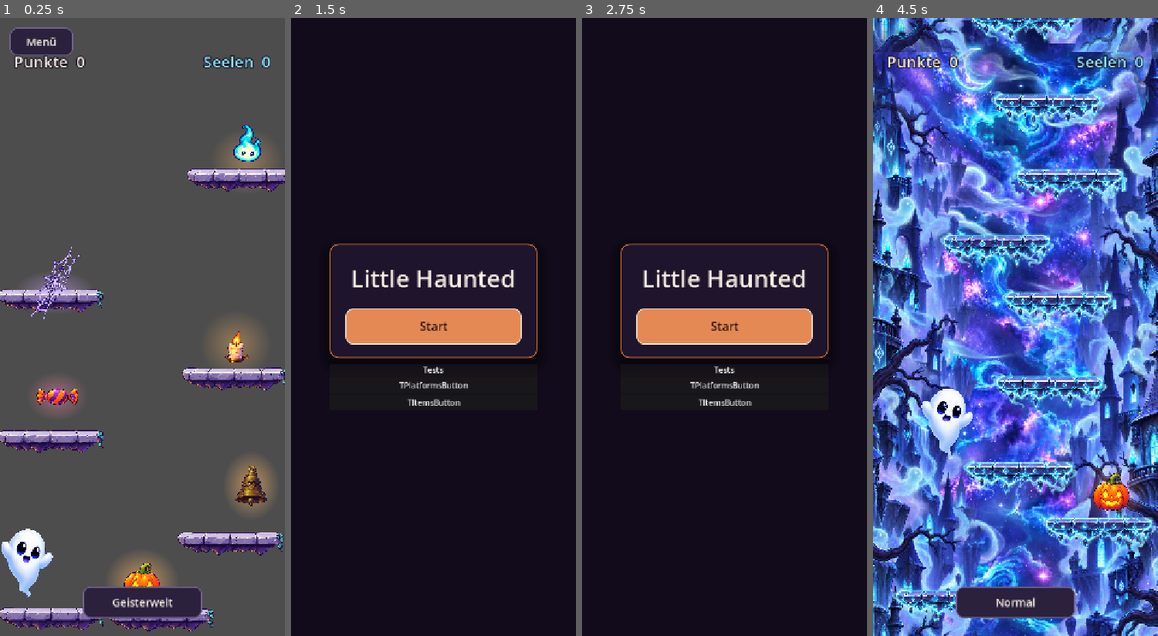
Above: before the commit, frames 1-4 (left to right).
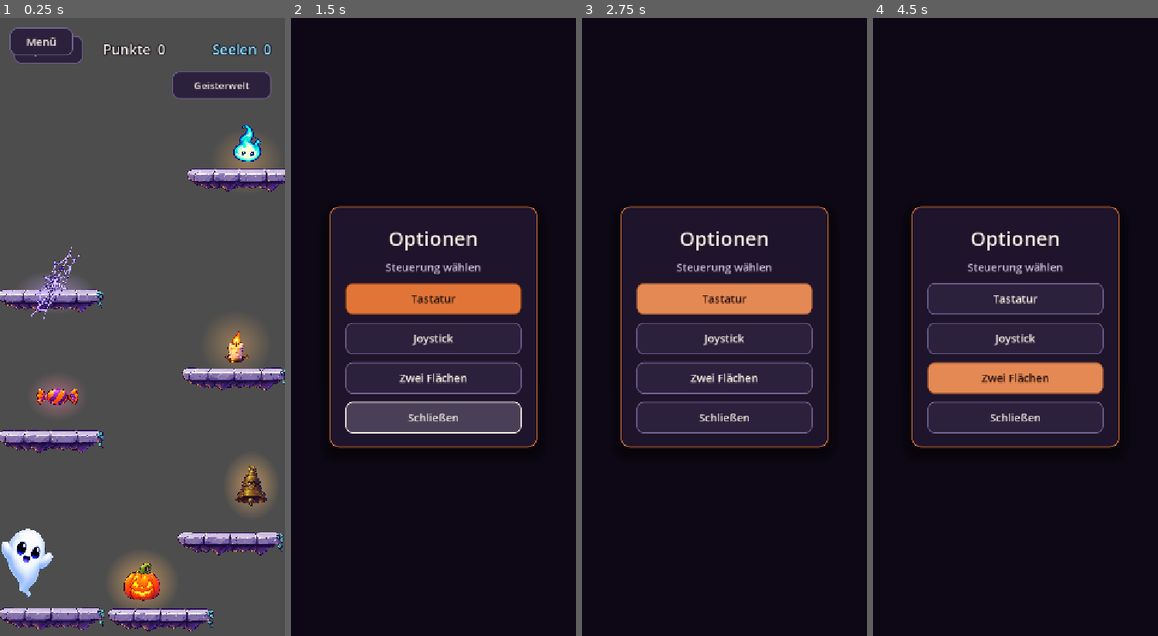
Above: after the commit, the same moments.

Repository: mpolt/little-haunted
Game: Godot game, scene res://tests/test_items.tscn
Same seed, same stepped clock (60 frames per second), same inputs: the game is played once before the commit and once after it.
Inputs (mouse positions are in pixels of both pictures, inside the frame that each line leads up to):
- Up to frame 1 (0.25 s): no input
- Up to frame 2 (1.5 s): click "Menü" at 0.5 s; click (433, 351) at 1.25 s, where only the run after the commit has a clickable "Optionen"
- Up to frame 3 (2.75 s): click (724, 296) at 2 s, where only the run after the commit has a clickable "Tastatur"
- Up to frame 4 (4.5 s): click (1015, 339) at 2.75 s, where only the run after the commit has a clickable "Joystick"; click (1015, 605) at 3.5 s, where only the run before the commit has a clickable "Geisterwelt"; click (1015, 376) at 4.25 s, where only the run after the commit has a clickable "Zwei Flächen"

The runs differ from the first frame. In frame 1, 4.7% of the frame differs, in the area x 4-96%, y 2-98%; in frame 2, 15%; in frame 3, 15%; in frame 4, 99%, in the area x 0-100%, y 0-100%.

Commit message:
add mobile control

Diff:
--- a/autoload/settings.gd
+++ b/autoload/settings.gd
@@ -1,11 +1,58 @@
 extends Node
 
+enum Scheme { KEYBOARD, JOYSTICK, TOUCH }
 
-# Called when the node enters the scene tree for the first time.
-func _ready() -> void:
-	pass # Replace with function body.
+const _CONFIG_PATH := "user://settings.cfg"
+const _SECTION := "input"
+const _KEY_SCHEME := "scheme"
+
+signal scheme_changed(scheme: Scheme)
+
+## Von Touch-Steuerung geschrieben (−1 … 1). Bei Tastatur-Modus immer 0.
+var virtual_axis: float = 0.0
+
+var scheme: Scheme = Scheme.KEYBOARD
 
 
-# Called every frame. 'delta' is the elapsed time since the previous frame.
-func _process(delta: float) -> void:
-	pass
+func _ready() -> void:
+	_load_or_default()
+
+
+func steer() -> float:
+	var keys := Input.get_axis("move_left", "move_right")
+	if not is_zero_approx(keys):
+		return keys
+	return virtual_axis
+
+
+func set_scheme(value: Scheme) -> void:
+	if scheme == value:
+		return
+	scheme = value
+	if scheme == Scheme.KEYBOARD:
+		virtual_axis = 0.0
+	scheme_changed.emit(scheme)
+	save()
+
+
+func save() -> void:
+	var config := ConfigFile.new()
+	config.load(_CONFIG_PATH)
+	config.set_value(_SECTION, _KEY_SCHEME, int(scheme))
+	config.save(_CONFIG_PATH)
+
+
+func _load_or_default() -> void:
+	var config := ConfigFile.new()
+	var err := config.load(_CONFIG_PATH)
+	if err == OK and config.has_section_key(_SECTION, _KEY_SCHEME):
+		var stored: Variant = config.get_value(_SECTION, _KEY_SCHEME)
+		if typeof(stored) == TYPE_INT and int(stored) >= 0 and int(stored) <= int(Scheme.TOUCH):
+			scheme = int(stored) as Scheme
+			return
+	scheme = (
+		Scheme.JOYSTICK
+		if DisplayServer.is_touchscreen_available()
+		else Scheme.KEYBOARD
+	)
+	save()
--- a/main/main.gd
+++ b/main/main.gd
@@ -2,15 +2,18 @@
 
 const ScreenStyle := preload("res://ui/screen_style.gd")
 const TOWER_SCENE := "res://tower/tower.tscn"
+const OPTIONS_SCENE := preload("res://ui/options/options_menu.tscn")
 
 @onready var _background: ColorRect = $UI/Background
 @onready var _panel: PanelContainer = $UI/Center/VSplitContainer/Panel
 @onready var _title: Label = $UI/Center/VSplitContainer/Panel/Body/Title
 @onready var _play: Button = %PlayButton
+@onready var _options: Button = %OptionsButton
 
 @onready var t_platforms_button: Button = $UI/Center/VSplitContainer/PanelContainer/VBoxContainer/TPlatformsButton
 @onready var t_items_button: Button = $UI/Center/VSplitContainer/PanelContainer/VBoxContainer/TItemsButton
 
+var _options_menu: OptionsMenu
 
 
 func _ready() -> void:
@@ -18,11 +21,15 @@
 	ScreenStyle.paint_panel(_panel)
 	ScreenStyle.paint_title(_title)
 	ScreenStyle.paint_primary(_play)
+	ScreenStyle.paint_secondary(_options)
 	if Engine.is_editor_hint():
 		return
 
 	get_tree().paused = false
+	_options_menu = OPTIONS_SCENE.instantiate()
+	$UI.add_child(_options_menu)
 	_play.pressed.connect(_start)
+	_options.pressed.connect(_open_options)
 	_play.grab_focus()
 
 
@@ -32,6 +39,10 @@
 		push_error("Turm ließ sich nicht laden: %s" % error_string(err))
 
 
+func _open_options() -> void:
+	_options_menu.open(false)
+
+
 func _on_t_items_button_pressed() -> void:
 	get_tree().change_scene_to_file("res://tests/test_items.tscn")
 
--- a/main/main.tscn
+++ b/main/main.tscn
@@ -139,6 +139,13 @@
 theme_override_styles/focus = SubResource("StyleBoxFlat_3wy1v")
 text = "Start"
 
+[node name="OptionsButton" type="Button" parent="UI/Center/VSplitContainer/Panel/Body"]
+unique_name_in_owner = true
+custom_minimum_size = Vector2(0, 64)
+layout_mode = 2
+theme_override_font_sizes/font_size = 22
+text = "Optionen"
+
 [node name="PanelContainer" type="PanelContainer" parent="UI/Center/VSplitContainer" unique_id=1768041067]
 layout_mode = 2
 
--- a/project.godot
+++ b/project.godot
@@ -32,11 +32,13 @@
 move_left={
 "deadzone": 0.2,
 "events": [Object(InputEventKey,"resource_local_to_scene":false,"resource_name":"","device":-1,"window_id":0,"alt_press …(191 unchanged characters)…
+, Object(InputEventKey,"resource_local_to_scene":false,"resource_name":"","device":-1,"window_id":0,"alt_pressed":false,"shift_pressed":false,"ctrl_pressed":false,"meta_pressed":false,"pressed":false,"keycode":0,"physical_keycode":4194319,"key_label":0,"unicode":0,"location":0,"echo":false,"script":null)
 ]
 }
 move_right={
 "deadzone": 0.2,
 "events": [Object(InputEventKey,"resource_local_to_scene":false,"resource_name":"","device":-1,"window_id":0,"alt_press …(192 unchanged characters)…
+, Object(InputEventKey,"resource_local_to_scene":false,"resource_name":"","device":-1,"window_id":0,"alt_pressed":false,"shift_pressed":false,"ctrl_pressed":false,"meta_pressed":false,"pressed":false,"keycode":0,"physical_keycode":4194321,"key_label":0,"unicode":0,"location":0,"echo":false,"script":null)
 ]
 }
 unused_joystik={
--- a/tower/player/player.gd
+++ b/tower/player/player.gd
@@ -34,7 +34,7 @@
 	_boost_this_step = 0.0
 	velocity += get_gravity() * delta
 
-	var direction := Input.get_axis("move_left", "move_right")
+	var direction := Settings.steer()
 	if direction:
 		velocity.x = direction * SPEED
 		_facing_left = direction < 0.0
@@ -61,7 +61,7 @@
 
 
 func _update_animation() -> void:
-	var direction := Input.get_axis("move_left", "move_right")
+	var direction := Settings.steer()
 	var next_animation: StringName = &"default"
 
 	if is_on_floor():
--- /dev/null
+++ b/ui/controls/touch_controls.gd
@@ -0,0 +1,222 @@
+extends Control
+
+const _JOY_RADIUS := 72.0
+const _KNOB_RADIUS := 28.0
+
+@onready var _joystick: Control = %Joystick
+@onready var _base: Panel = %JoystickBase
+@onready var _knob: Panel = %JoystickKnob
+@onready var _pads: Control = %Pads
+@onready var _left_pad: Button = %LeftPad
+@onready var _right_pad: Button = %RightPad
+
+var _joy_pointer: int = -1
+var _left_held := false
+var _right_held := false
+
+
+func _ready() -> void:
+	mouse_filter = Control.MOUSE_FILTER_IGNORE
+	_style_pads()
+	_style_joystick()
+	_joystick.gui_input.connect(_on_joystick_gui_input)
+	_left_pad.button_down.connect(func() -> void: _left_held = true; _update_pad_axis())
+	_left_pad.button_up.connect(func() -> void: _left_held = false; _update_pad_axis())
+	_right_pad.button_down.connect(func() -> void: _right_held = true; _update_pad_axis())
+	_right_pad.button_up.connect(func() -> void: _right_held = false; _update_pad_axis())
+	Settings.scheme_changed.connect(_on_scheme_changed)
+	visibility_changed.connect(_on_visibility_changed)
+	resized.connect(_place_joystick)
+	_on_scheme_changed(Settings.scheme)
+	call_deferred("_place_joystick")
+
+
+func _exit_tree() -> void:
+	_clear_axis()
+
+
+func _input(event: InputEvent) -> void:
+	if _joy_pointer < 0 or not _joystick.visible:
+		return
+	if event is InputEventScreenDrag and (event as InputEventScreenDrag).index == _joy_pointer:
+		_set_knob_from_local(_joystick_local((event as InputEventScreenDrag).position))
+		get_viewport().set_input_as_handled()
+	elif event is InputEventScreenTouch:
+		var touch := event as InputEventScreenTouch
+		if not touch.pressed and touch.index == _joy_pointer:
+			_release_joystick()
+			get_viewport().set_input_as_handled()
+	elif event is InputEventMouseMotion and _joy_pointer == 0:
+		var motion := event as InputEventMouseMotion
+		if motion.button_mask & MOUSE_BUTTON_MASK_LEFT:
+			_set_knob_from_local(_joystick_local(motion.position))
+			get_viewport().set_input_as_handled()
+	elif event is InputEventMouseButton and _joy_pointer == 0:
+		var button := event as InputEventMouseButton
+		if button.button_index == MOUSE_BUTTON_LEFT and not button.pressed:
+			_release_joystick()
+			get_viewport().set_input_as_handled()
+
+
+func _on_scheme_changed(scheme: Settings.Scheme) -> void:
+	_clear_axis()
+	match scheme:
+		Settings.Scheme.JOYSTICK:
+			show()
+			_joystick.show()
+			_pads.hide()
+		Settings.Scheme.TOUCH:
+			show()
+			_joystick.hide()
+			_pads.show()
+		_:
+			hide()
+
+
+func _on_visibility_changed() -> void:
+	if not visible:
+		_clear_axis()
+
+
+func _on_joystick_gui_input(event: InputEvent) -> void:
+	if event is InputEventScreenTouch:
+		_handle_touch(event as InputEventScreenTouch)
+	elif event is InputEventMouseButton:
+		_handle_mouse_button(event as InputEventMouseButton)
+
+
+func _handle_touch(event: InputEventScreenTouch) -> void:
+	if event.pressed:
+		if _joy_pointer >= 0:
+			return
+		if not _point_in_base(event.position):
+			return
+		_joy_pointer = event.index
+		_set_knob_from_local(event.position)
+		_joystick.accept_event()
+	elif event.index == _joy_pointer:
+		_release_joystick()
+		_joystick.accept_event()
+
+
+func _handle_mouse_button(event: InputEventMouseButton) -> void:
+	if event.button_index != MOUSE_BUTTON_LEFT or not event.pressed:
+		return
+	if _joy_pointer >= 0:
+		return
+	if not _point_in_base(event.position):
+		return
+	_joy_pointer = 0
+	_set_knob_from_local(event.position)
+	_joystick.accept_event()
+
+
+func _update_pad_axis() -> void:
+	var axis := 0.0
+	if _left_held:
+		axis -= 1.0
+	if _right_held:
+		axis += 1.0
+	Settings.virtual_axis = axis
+
+
+func _set_knob_from_local(local_pos: Vector2) -> void:
+	var center := _base_center_in_joystick()
+	var offset := local_pos - center
+	offset.y = 0.0
+	if offset.length() > _JOY_RADIUS:
+		offset = offset.normalized() * _JOY_RADIUS
+	_knob.position = center + offset - Vector2(_KNOB_RADIUS, _KNOB_RADIUS)
+	Settings.virtual_axis = clampf(offset.x / _JOY_RADIUS, -1.0, 1.0)
+
+
+func _release_joystick() -> void:
+	_joy_pointer = -1
+	_reset_knob()
+	Settings.virtual_axis = 0.0
+
+
+func _clear_axis() -> void:
+	_joy_pointer = -1
+	_left_held = false
+	_right_held = false
+	_reset_knob()
+	Settings.virtual_axis = 0.0
+
+
+func _reset_knob() -> void:
+	if not is_instance_valid(_knob) or not is_instance_valid(_base):
+		return
+	var center := _base_center_in_joystick()
+	_knob.position = center - Vector2(_KNOB_RADIUS, _KNOB_RADIUS)
+
+
+func _base_center_in_joystick() -> Vector2:
+	return _base.position + Vector2(_JOY_RADIUS, _JOY_RADIUS)
+
+
+func _point_in_base(local_pos: Vector2) -> bool:
+	return local_pos.distance_to(_base_center_in_joystick()) <= _JOY_RADIUS * 1.35
+
+
+func _joystick_local(viewport_pos: Vector2) -> Vector2:
+	return _joystick.get_global_transform_with_canvas().affine_inverse() * viewport_pos
+
+
+func _style_pads() -> void:
+	for pad: Button in [_left_pad, _right_pad]:
+		pad.focus_mode = Control.FOCUS_NONE
+		var normal := StyleBoxFlat.new()
+		normal.bg_color = Color(0.17, 0.13, 0.24, 0.45)
+		normal.border_color = Color(0.45, 0.39, 0.56, 0.7)
+		normal.set_border_width_all(2)
+		normal.set_corner_radius_all(18)
+		var pressed := normal.duplicate() as StyleBoxFlat
+		pressed.bg_color = Color(0.88, 0.46, 0.22, 0.55)
+		pressed.border_color = Color(0.96, 0.93, 0.88, 0.85)
+		pad.add_theme_stylebox_override("normal", normal)
+		pad.add_theme_stylebox_override("hover", normal)
+		pad.add_theme_stylebox_override("pressed", pressed)
+		pad.add_theme_stylebox_override("focus", pressed)
+		pad.add_theme_color_override("font_color", Color(0.96, 0.93, 0.88, 0.85))
+		pad.add_theme_color_override("font_pressed_color", Color(0.96, 0.93, 0.88, 1.0))
+		pad.add_theme_font_size_override("font_size", 36)
+
+
+func _style_joystick() -> void:
+	var base_box := StyleBoxFlat.new()
+	base_box.bg_color = Color(0.17, 0.13, 0.24, 0.4)
+	base_box.border_color = Color(0.45, 0.39, 0.56, 0.75)
+	base_box.set_border_width_all(3)
+	base_box.set_corner_radius_all(int(_JOY_RADIUS))
+	_base.add_theme_stylebox_override("panel", base_box)
+	_base.custom_minimum_size = Vector2(_JOY_RADIUS * 2.0, _JOY_RADIUS * 2.0)
+	_base.size = _base.custom_minimum_size
+	_base.mouse_filter = Control.MOUSE_FILTER_IGNORE
+
+	var knob_box := StyleBoxFlat.new()
+	knob_box.bg_color = Color(0.88, 0.46, 0.22, 0.85)
+	knob_box.border_color = Color(0.96, 0.93, 0.88, 0.9)
+	knob_box.set_border_width_all(2)
+	knob_box.set_corner_radius_all(int(_KNOB_RADIUS))
+	_knob.add_theme_stylebox_override("panel", knob_box)
+	_knob.custom_minimum_size = Vector2(_KNOB_RADIUS * 2.0, _KNOB_RADIUS * 2.0)
+	_knob.size = _knob.custom_minimum_size
+	_knob.mouse_filter = Control.MOUSE_FILTER_IGNORE
+
+	_joystick.mouse_filter = Control.MOUSE_FILTER_STOP
+	_joystick.focus_mode = Control.FOCUS_NONE
+
+
+func _place_joystick() -> void:
+	if not is_instance_valid(_joystick):
+		return
+	var area_size := Vector2(_JOY_RADIUS * 2.0 + 48.0, _JOY_RADIUS * 2.0 + 48.0)
+	_joystick.size = area_size
+	_joystick.position = Vector2(
+		(size.x - area_size.x) * 0.5,
+		size.y - area_size.y - 24.0
+	)
+	_base.position = Vector2(24.0, 24.0)
+	if _joy_pointer < 0:
+		_reset_knob()
--- /dev/null
+++ b/ui/controls/touch_controls.tscn
@@ -0,0 +1,63 @@
+[gd_scene format=3]
+
+[ext_resource type="Script" path="res://ui/controls/touch_controls.gd" id="1_touch"]
+
+[node name="TouchControls" type="Control"]
+layout_mode = 3
+anchors_preset = 15
+anchor_right = 1.0
+anchor_bottom = 1.0
+grow_horizontal = 2
+grow_vertical = 2
+mouse_filter = 2
+script = ExtResource("1_touch")
+
+[node name="Joystick" type="Control" parent="."]
+unique_name_in_owner = true
+layout_mode = 0
+mouse_filter = 0
+
+[node name="JoystickBase" type="Panel" parent="Joystick"]
+unique_name_in_owner = true
+layout_mode = 0
+mouse_filter = 2
+
+[node name="JoystickKnob" type="Panel" parent="Joystick"]
+unique_name_in_owner = true
+layout_mode = 0
+mouse_filter = 2
+
+[node name="Pads" type="MarginContainer" parent="."]
+unique_name_in_owner = true
+layout_mode = 1
+anchors_preset = 12
+anchor_top = 1.0
+anchor_right = 1.0
+anchor_bottom = 1.0
+offset_top = -220.0
+grow_horizontal = 2
+grow_vertical = 0
+mouse_filter = 2
+theme_override_constants/margin_left = 24
+theme_override_constants/margin_right = 24
+theme_override_constants/margin_bottom = 28
+
+[node name="Row" type="HBoxContainer" parent="Pads"]
+layout_mode = 2
+theme_override_constants/separation = 24
+
+[node name="LeftPad" type="Button" parent="Pads/Row"]
+unique_name_in_owner = true
+custom_minimum_size = Vector2(0, 160)
+layout_mode = 2
+size_flags_horizontal = 3
+focus_mode = 0
+text = "◀"
+
+[node name="RightPad" type="Button" parent="Pads/Row"]
+unique_name_in_owner = true
+custom_minimum_size = Vector2(0, 160)
+layout_mode = 2
+size_flags_horizontal = 3
+focus_mode = 0
+text = "▶"
--- a/ui/hud/run_hud.gd
+++ b/ui/hud/run_hud.gd
@@ -7,11 +7,15 @@
 @onready var _points: Label = %PointsLabel
 @onready var _souls: Label = %SoulsLabel
 @onready var _world_button: Button = %WorldButton
+@onready var _options_button: Button = %OptionsButton
+@onready var _options_menu: OptionsMenu = $OptionsMenu
 
 
 func _ready() -> void:
 	ScreenStyle.paint_secondary(_world_button)
+	ScreenStyle.paint_secondary(_options_button)
 	_world_button.pressed.connect(GameData.toggle_world)
+	_options_button.pressed.connect(_open_options)
 	GameData.run_changed.connect(_refresh)
 	GameData.world_changed.connect(_refresh_world)
 	GameData.reset_run()
@@ -28,3 +32,7 @@
 
 func _refresh_world(_world: GameData.World) -> void:
 	_world_button.text = "Normal" if _world == GameData.World.GHOST else "Geisterwelt"
+
+
+func _open_options() -> void:
+	_options_menu.open(true)
--- a/ui/hud/run_hud.tscn
+++ b/ui/hud/run_hud.tscn
@@ -1,6 +1,8 @@
 [gd_scene format=3]
 
 [ext_resource type="Script" path="res://ui/hud/run_hud.gd" id="1_hud"]
+[ext_resource type="PackedScene" path="res://ui/controls/touch_controls.tscn" id="2_touch"]
+[ext_resource type="PackedScene" path="res://ui/options/options_menu.tscn" id="3_options"]
 
 [node name="RunHud" type="CanvasLayer"]
 layer = 5
@@ -9,51 +11,62 @@
 [node name="Margin" type="MarginContainer" parent="."]
 anchors_preset = 10
 anchor_right = 1.0
-offset_bottom = 140.0
+offset_bottom = 200.0
 grow_horizontal = 2
 theme_override_constants/margin_left = 28
 theme_override_constants/margin_top = 36
 theme_override_constants/margin_right = 28
 
-[node name="Row" type="HBoxContainer" parent="Margin"]
+[node name="TopColumn" type="VBoxContainer" parent="Margin"]
 layout_mode = 2
-theme_override_constants/separation = 24
+theme_override_constants/separation = 16
 
-[node name="PointsLabel" type="Label" parent="Margin/Row"]
+[node name="Row" type="HBoxContainer" parent="Margin/TopColumn"]
+layout_mode = 2
+theme_override_constants/separation = 16
+
+[node name="OptionsButton" type="Button" parent="Margin/TopColumn/Row"]
+unique_name_in_owner = true
+custom_minimum_size = Vector2(140, 56)
+layout_mode = 2
+focus_mode = 0
+theme_override_font_sizes/font_size = 20
+text = "Optionen"
+
+[node name="PointsLabel" type="Label" parent="Margin/TopColumn/Row"]
 unique_name_in_owner = true
 layout_mode = 2
 size_flags_horizontal = 3
 theme_override_colors/font_color = Color(0.96, 0.93, 0.88, 1)
 theme_override_colors/font_outline_color = Color(0.07, 0.045, 0.11, 1)
 theme_override_constants/outline_size = 8
-theme_override_font_sizes/font_size = 32
+theme_override_font_sizes/font_size = 28
 text = "Punkte  0"
+horizontal_alignment = 1
 
-[node name="SoulsLabel" type="Label" parent="Margin/Row"]
+[node name="SoulsLabel" type="Label" parent="Margin/TopColumn/Row"]
 unique_name_in_owner = true
 layout_mode = 2
 size_flags_horizontal = 3
 theme_override_colors/font_color = Color(0.55, 0.9, 1, 1)
 theme_override_colors/font_outline_color = Color(0.07, 0.045, 0.11, 1)
 theme_override_constants/outline_size = 8
-theme_override_font_sizes/font_size = 32
+theme_override_font_sizes/font_size = 28
 text = "Seelen  0"
 horizontal_alignment = 2
 
-[node name="WorldBar" type="CenterContainer" parent="."]
-anchors_preset = 12
-anchor_top = 1.0
-anchor_right = 1.0
-anchor_bottom = 1.0
-offset_top = -108.0
-offset_bottom = -28.0
-grow_horizontal = 2
-grow_vertical = 0
+[node name="WorldRow" type="HBoxContainer" parent="Margin/TopColumn"]
+layout_mode = 2
+alignment = 2
 
-[node name="WorldButton" type="Button" parent="WorldBar"]
+[node name="WorldButton" type="Button" parent="Margin/TopColumn/WorldRow"]
 unique_name_in_owner = true
-custom_minimum_size = Vector2(240, 64)
+custom_minimum_size = Vector2(200, 56)
 layout_mode = 2
 focus_mode = 0
-theme_override_font_sizes/font_size = 22
+theme_override_font_sizes/font_size = 20
 text = "Geisterwelt"
+
+[node name="TouchControls" parent="." instance=ExtResource("2_touch")]
+
+[node name="OptionsMenu" parent="." instance=ExtResource("3_options")]
--- /dev/null
+++ b/ui/options/options_menu.gd
@@ -0,0 +1,79 @@
+extends CanvasLayer
+class_name OptionsMenu
+
+const ScreenStyle := preload("res://ui/screen_style.gd")
+
+signal closed
+
+@onready var _root: Control = $Root
+@onready var _panel: PanelContainer = $Root/Center/Panel
+@onready var _title: Label = $Root/Center/Panel/Body/Title
+@onready var _hint: Label = $Root/Center/Panel/Body/Hint
+@onready var _keyboard: Button = %KeyboardButton
+@onready var _joystick: Button = %JoystickButton
+@onready var _touch: Button = %TouchButton
+@onready var _close: Button = %CloseButton
+
+var _pause_tree := false
+var _was_paused := false
+
+
+func _ready() -> void:
+	process_mode = Node.PROCESS_MODE_ALWAYS
+	_apply_style()
+	if Engine.is_editor_hint():
+		return
+
+	_root.hide()
+	_keyboard.pressed.connect(func() -> void: _select(Settings.Scheme.KEYBOARD))
+	_joystick.pressed.connect(func() -> void: _select(Settings.Scheme.JOYSTICK))
+	_touch.pressed.connect(func() -> void: _select(Settings.Scheme.TOUCH))
+	_close.pressed.connect(close)
+	Settings.scheme_changed.connect(_refresh_selection)
+
+
+func open(pause_tree: bool = false) -> void:
+	_pause_tree = pause_tree
+	Settings.virtual_axis = 0.0
+	if _pause_tree:
+		_was_paused = get_tree().paused
+		get_tree().paused = true
+	_refresh_selection(Settings.scheme)
+	_root.show()
+	_close.grab_focus()
+
+
+func close() -> void:
+	if not _root.visible:
+		return
+	_root.hide()
+	if _pause_tree:
+		get_tree().paused = _was_paused
+		_pause_tree = false
+	closed.emit()
+
+
+func _select(next: Settings.Scheme) -> void:
+	Settings.set_scheme(next)
+	_refresh_selection(next)
+
+
+func _refresh_selection(scheme: Settings.Scheme) -> void:
+	_paint_choice(_keyboard, scheme == Settings.Scheme.KEYBOARD)
+	_paint_choice(_joystick, scheme == Settings.Scheme.JOYSTICK)
+	_paint_choice(_touch, scheme == Settings.Scheme.TOUCH)
+
+
+func _paint_choice(button: Button, selected: bool) -> void:
+	if selected:
+		ScreenStyle.paint_primary(button)
+	else:
+		ScreenStyle.paint_secondary(button)
+
+
+func _apply_style() -> void:
+	ScreenStyle.paint_panel(_panel)
+	ScreenStyle.paint_title(_title)
+	ScreenStyle.paint_hint(_hint)
+	ScreenStyle.paint_secondary(_close)
+	_refresh_selection(Settings.scheme)
--- /dev/null
+++ b/ui/options/options_menu.tscn
@@ -0,0 +1,83 @@
+[gd_scene format=3]
+
+[ext_resource type="Script" path="res://ui/options/options_menu.gd" id="1_options"]
+
+[node name="OptionsMenu" type="CanvasLayer"]
+process_mode = 3
+layer = 12
+script = ExtResource("1_options")
+
+[node name="Root" type="Control" parent="."]
+layout_mode = 3
+anchors_preset = 15
+anchor_right = 1.0
+anchor_bottom = 1.0
+grow_horizontal = 2
+grow_vertical = 2
+
+[node name="Dim" type="ColorRect" parent="Root"]
+layout_mode = 1
+anchors_preset = 15
+anchor_right = 1.0
+anchor_bottom = 1.0
+grow_horizontal = 2
+grow_vertical = 2
+color = Color(0.05, 0.03, 0.08, 0.78)
+
+[node name="Center" type="CenterContainer" parent="Root"]
+layout_mode = 1
+anchors_preset = 15
+anchor_right = 1.0
+anchor_bottom = 1.0
+grow_horizontal = 2
+grow_vertical = 2
+
+[node name="Panel" type="PanelContainer" parent="Root/Center"]
+custom_minimum_size = Vector2(420, 0)
+layout_mode = 2
+
+[node name="Body" type="VBoxContainer" parent="Root/Center/Panel"]
+layout_mode = 2
+theme_override_constants/separation = 16
+
+[node name="Title" type="Label" parent="Root/Center/Panel/Body"]
+layout_mode = 2
+theme_override_colors/font_color = Color(0.96, 0.93, 0.88, 1)
+theme_override_font_sizes/font_size = 40
+text = "Optionen"
+horizontal_alignment = 1
+
+[node name="Hint" type="Label" parent="Root/Center/Panel/Body"]
+layout_mode = 2
+theme_override_colors/font_color = Color(0.78, 0.73, 0.84, 1)
+theme_override_font_sizes/font_size = 22
+text = "Steuerung wählen"
+horizontal_alignment = 1
+
+[node name="KeyboardButton" type="Button" parent="Root/Center/Panel/Body"]
+unique_name_in_owner = true
+custom_minimum_size = Vector2(0, 64)
+layout_mode = 2
+theme_override_font_sizes/font_size = 22
+text = "Tastatur"
+
+[node name="JoystickButton" type="Button" parent="Root/Center/Panel/Body"]
+unique_name_in_owner = true
+custom_minimum_size = Vector2(0, 64)
+layout_mode = 2
+theme_override_font_sizes/font_size = 22
+text = "Joystick"
+
+[node name="TouchButton" type="Button" parent="Root/Center/Panel/Body"]
+unique_name_in_owner = true
+custom_minimum_size = Vector2(0, 64)
+layout_mode = 2
+theme_override_font_sizes/font_size = 22
+text = "Zwei Flächen"
+
+[node name="CloseButton" type="Button" parent="Root/Center/Panel/Body"]
+unique_name_in_owner = true
+custom_minimum_size = Vector2(0, 64)
+layout_mode = 2
+theme_override_font_sizes/font_size = 22
+text = "Schließen"
Not shown, added: ui/controls/touch_controls.gd.uid
Not shown, added: ui/options/options_menu.gd.uid
